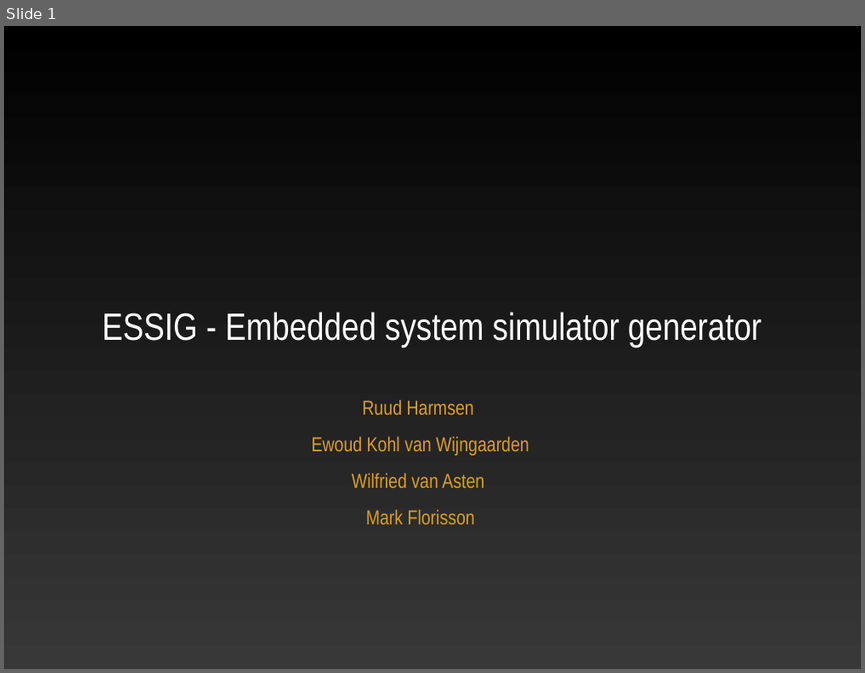
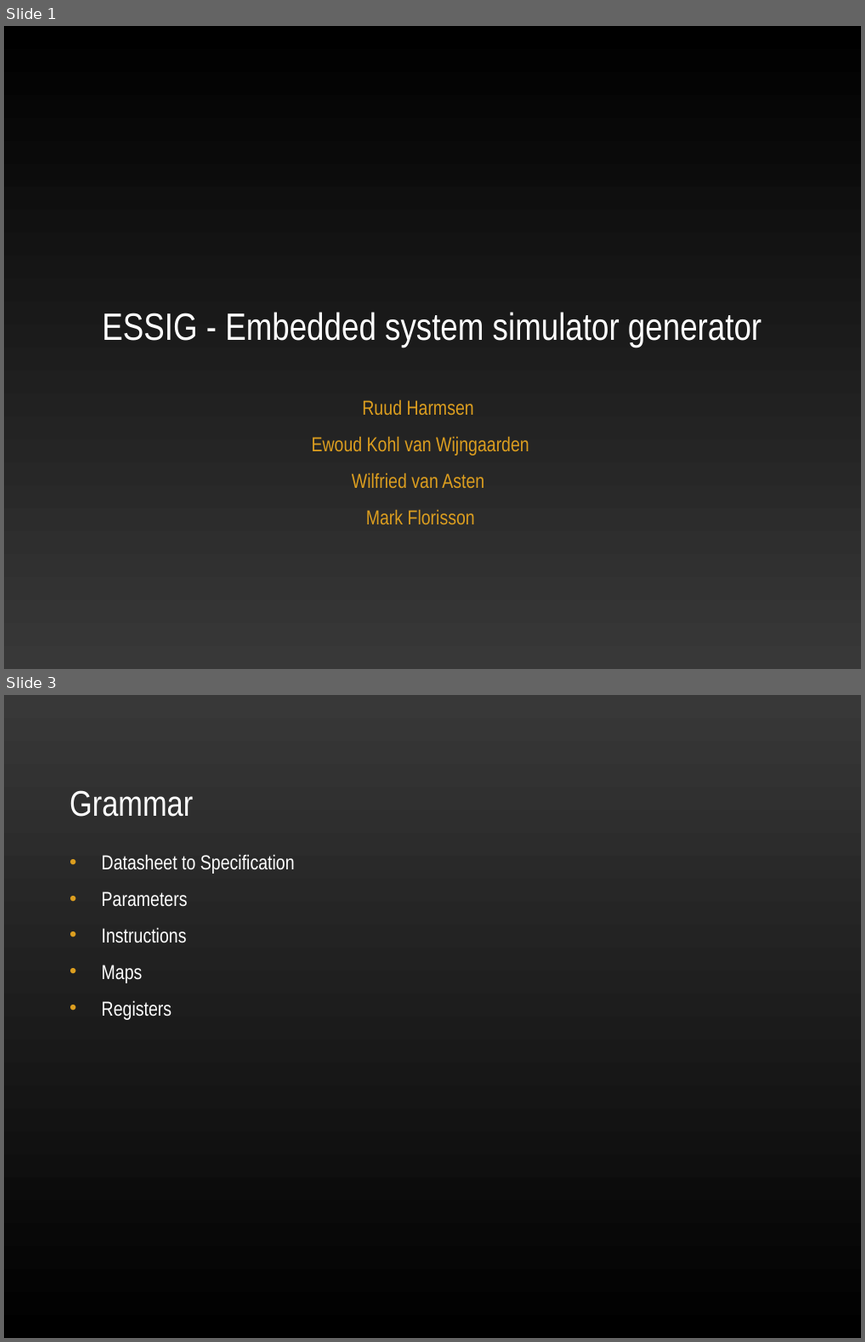
Before and after one commit to ekohl/essig, a slide deck: presentation/essig.ppt. Shown one above the other, each under a label of ours: slide 1 before the commit, slides 1 and 3 after it; the slides between them are not shown. The pictures are 865x673 and 865x1342 pixels, drawn with LibreOffice and Linux fonts; fonts in the diff are those of the drawing; background and template pictures are left out. Boxes give left, top, right and bottom in pixels: in the first picture for what was removed or moved away, otherwise in the second. Text is boxed around its words. In the diff, an @@ line names an element or a change of style, - is before the commit and + after.

```diff
--- a/presentation/essig.ppt
+++ b/presentation/essig.ppt
@@ slide 3 added at (4,695,861,1338), background picture (left out) @@
@@ text added at (69,790,193,817), 30 pt, text #FFFFFF @@
+Grammar
@@ text added at (102,854,295,1020), 17 pt, text #FFFFFF @@
+• Datasheet to Specification
+• Parameters
+• Instructions
+• Maps
+• Registers
```
Also in this commit, not shown: 6 slides changed, 4 other slides added, 6 slides removed.
